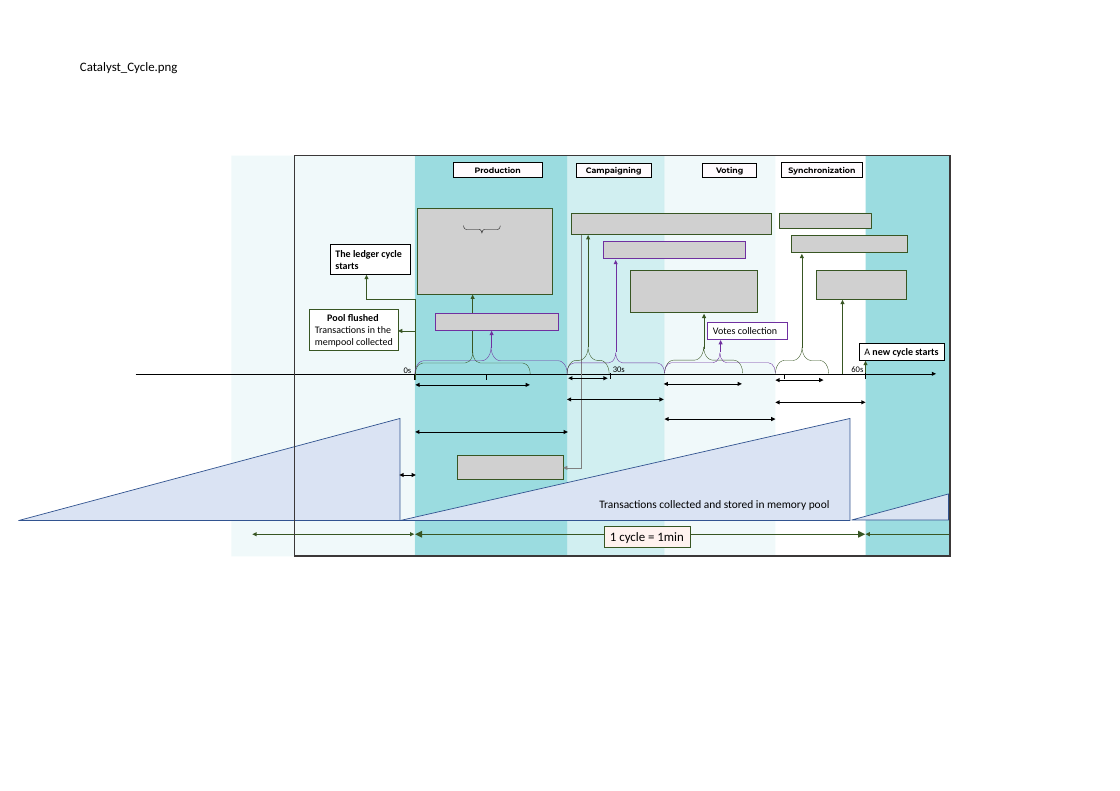
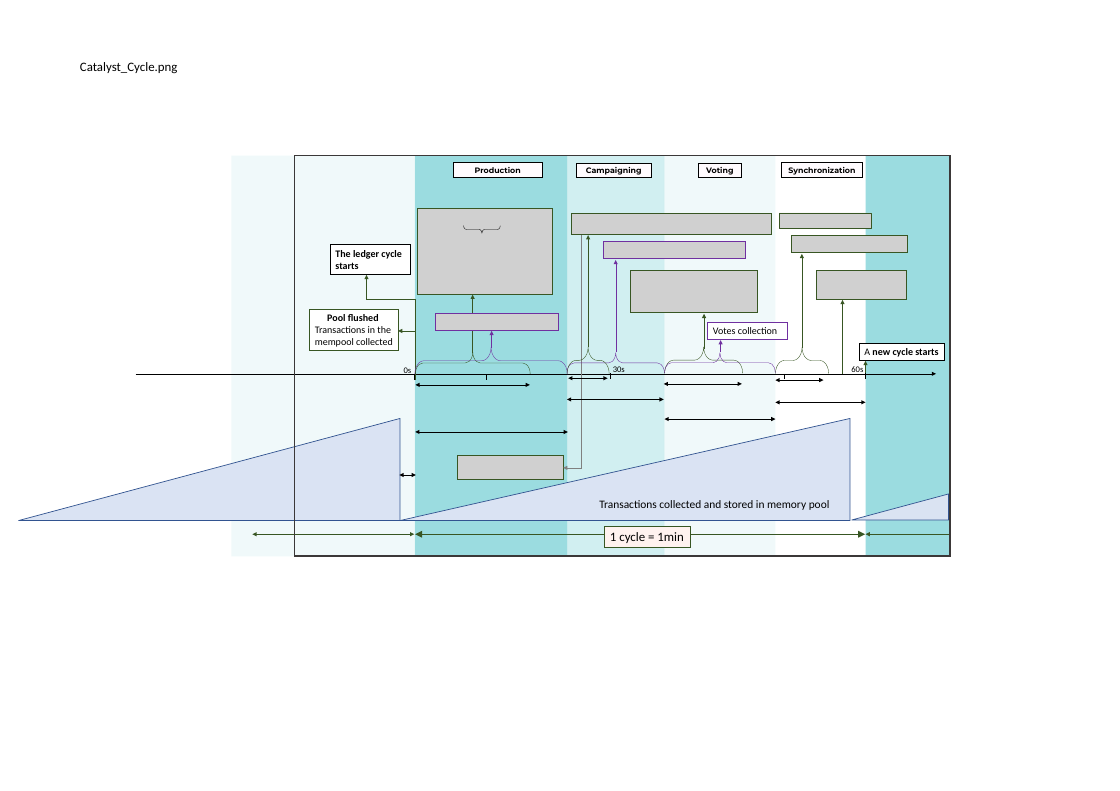
Before and after one commit to RedSkiesIO/consensus-whitepaper, a slide deck: slide 1 of figures/Powerpoint/DesginConsensusAndDatabase.pptx. Drawn at 1120x791 pixels with LibreOffice and Linux fonts; fonts in the diff are those of the drawing; grey boxes stand for pictures; background and template pictures are left out. Boxes give left, top, right and bottom in pixels: in the first picture for what was removed or moved away, otherwise in the second. Text is boxed around its words. In the diff, an @@ line names an element or a change of style, - is before the commit and + after.

```diff
--- a/figures/Powerpoint/DesginConsensusAndDatabase.pptx
+++ b/figures/Powerpoint/DesginConsensusAndDatabase.pptx
@@ rectangle "Voting": place and size @@
-rectangle "Voting" at box(703, 163, 757, 178)
+rectangle "Voting" at box(698, 163, 742, 178)
```
Also in this commit, not shown: 15 other files.
